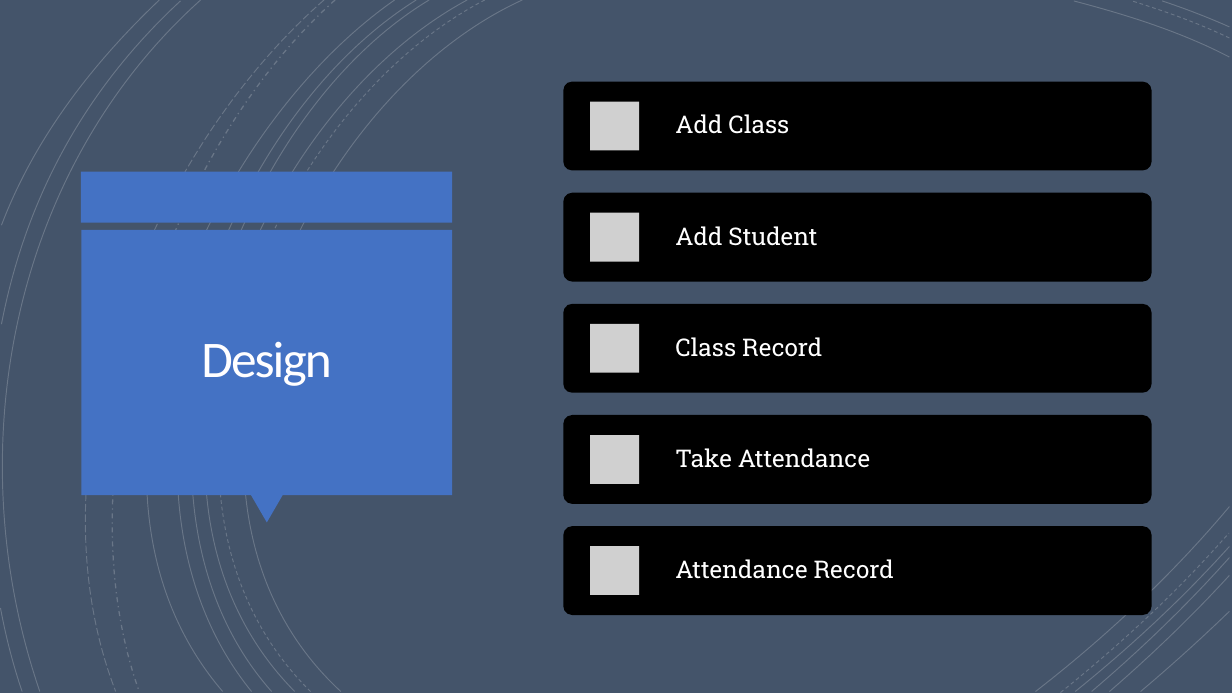
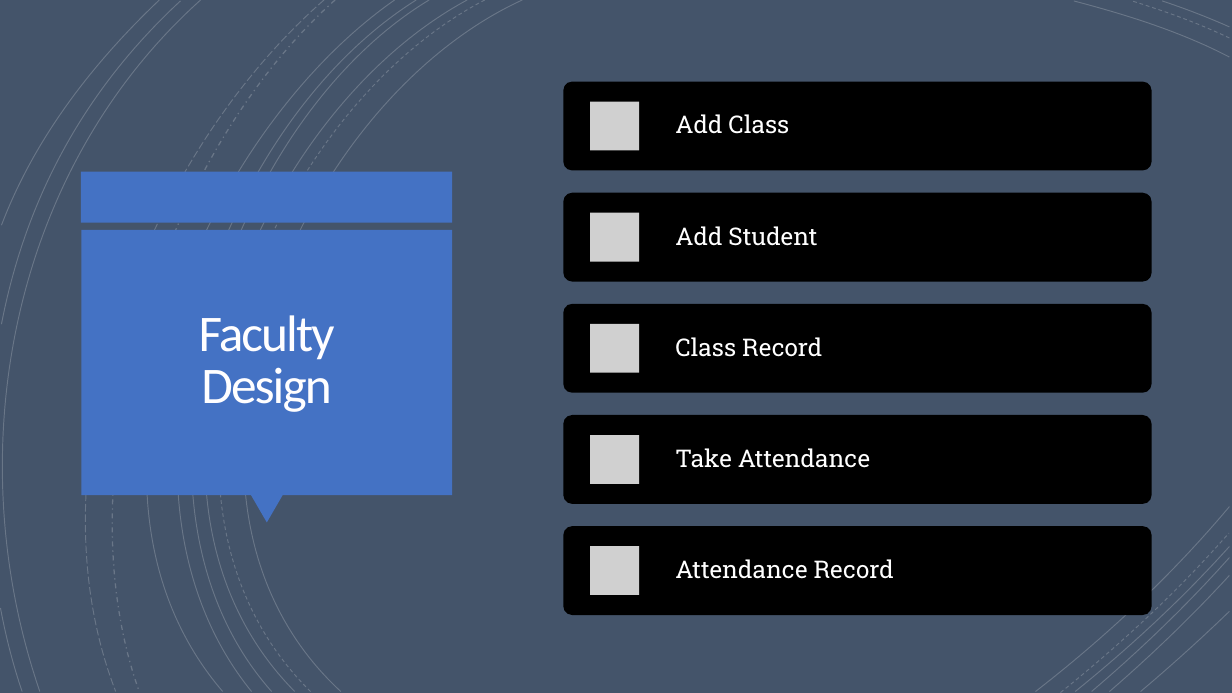
Before and after one commit to Aditya-Kajale/attendance_app, a slide deck: slide 4 of college files/Attendance Management.pptx. Drawn at 1232x693 pixels with LibreOffice and Linux fonts; fonts in the diff are those of the drawing; grey boxes stand for pictures. Boxes give left, top, right and bottom in pixels: in the first picture for what was removed or moved away, otherwise in the second. Text is boxed around its words. In the diff, an @@ line names an element or a change of style, - is before the commit and + after.

```diff
--- a/college files/Attendance Management.pptx
+++ b/college files/Attendance Management.pptx
@@ title at box(199, 315, 335, 412): text changed @@
-Design
+Faculty
+Design
```
Also in this commit, not shown: 1 slide added, 2 slides removed, 32 other files.
